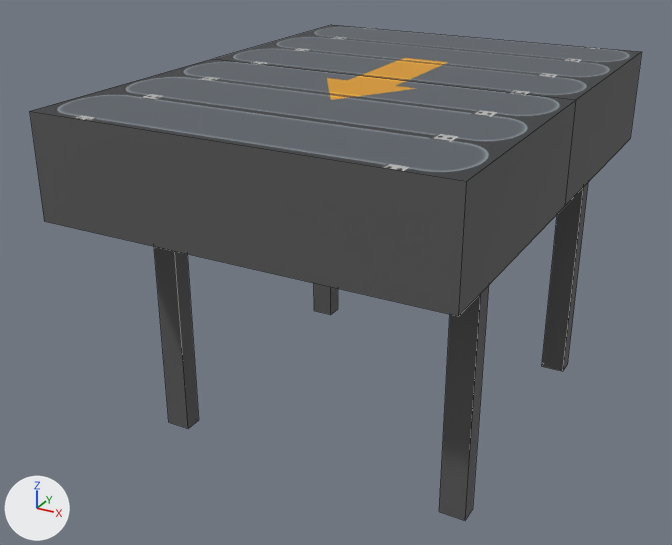
The FBX model Assets/3D_Assets/BLOCKINGS/Meshs/Belt_Straigh.fbx, before and after one commit.
Both versions are drawn from a camera (50 mm lens) standing at (0.769, -1.558, 1.014) and looking at (-0.056, -0.057, 0.264). The axes (+X, +Y, +Z) are drawn at lower left. The lights are the same throughout. Mesh edges are drawn as thin lines. Where no turn or scale is listed for an object, it has been applied to the vertices.

Before the edit, the objects in view are built like this:
```python
me_mesh = bpy.data.meshes.new('Mesh')
me_mesh.from_pydata(...)  # 44 vertices, 34 faces; spans x -0.374..0.374, y -0.5..0.5, z -0.02..0.65
# faces by material slot: [32, 2]
me_mesh.materials.append(mat_metal_mat)  # dark grey #575757
me_mesh.materials.append(mat_top_belt_mat)  # picture img_belt_d_png
ob_belt_straigh = bpy.data.objects.new('Belt_Straigh', me_mesh)
ob_belt_straigh.location = (0.0, 0.0, 0.0)
```
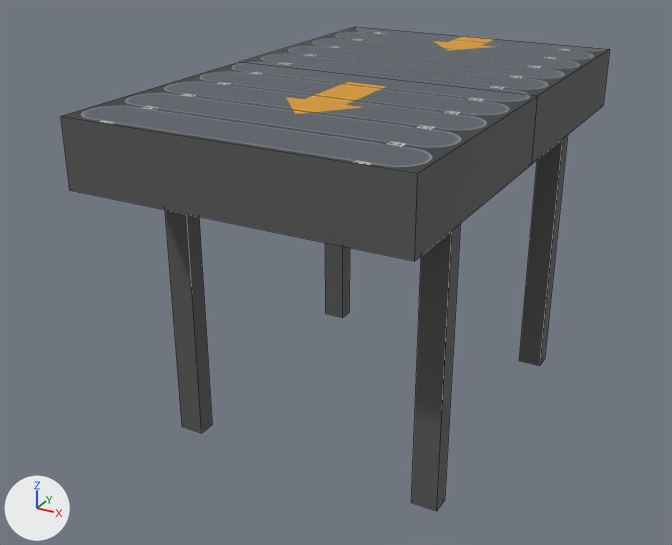
Commit message: Update scale belts

Pixel boxes (x1, y1, x2, y2) of what changed, in the pictures (672 x 545 px; the box of a moved part takes in the faces that stretch with it):
'Belt_Straigh', reshaped (10% narrower)
    before: (30, 25, 641, 520)
    after: (61, 27, 610, 511)
part 1 of me_mesh, moved or reshaped
    before: (30, 25, 641, 316)
    after: (61, 27, 610, 261)
part 2 of me_mesh, rebuilt
    before: (154, 247, 199, 428)
    after: (165, 210, 212, 433)
part 3 of me_mesh, rebuilt
    before: (314, 283, 338, 315)
    after: (325, 243, 350, 318)
part 4 of me_mesh, deleted
    before: (542, 183, 588, 371)
part 5 of me_mesh, deleted
    before: (439, 285, 489, 520)
part 6 of me_mesh, added
    after: (411, 136, 567, 511)

The change, as a list of edits to the scene's bpy script:
```text
Change me_mesh:
    used by ob_belt_straigh; location = (0.0, 0.0, 0.0)
    verts and faces of me_mesh; kept vertices keep their numbers, new ones are numbered from 44
    remove me_mesh.from_pydata(...)  # 44 vertices, 34 faces; spans x -0.374..0.374, y -0.5..0.5, z -0.02..0.65
    add me_mesh.from_pydata(...)  # 44 vertices, 26 faces; spans x -0.307..0.307, y -0.5..0.5, z -0.02..0.65
    me_mesh part 1: the loose piece of 12 vertices spanning x -0.374..0.374, y -0.5..0.5, z 0.461..0.65 is scaled about its middle by (0.821, 1, 0.649), then moved by (0.0, 0.0, 0.033)
    me_mesh part 2: the loose piece of 8 vertices spanning x -0.301..-0.253, y -0.313..-0.278, z -0.02..0.526 is rebuilt with 8 vertices and now spans x -0.268..-0.219, y -0.313..-0.278, z -0.02..0.553
    me_mesh part 3: the loose piece of 8 vertices spanning x -0.301..-0.253, y 0.273..0.309, z -0.02..0.526 is rebuilt with 8 vertices and now spans x -0.268..-0.219, y 0.273..0.309, z -0.02..0.553
    me_mesh part 4: the loose piece of 8 vertices spanning x 0.29..0.338, y 0.273..0.309, z -0.02..0.526 is deleted
    me_mesh part 5: the loose piece of 8 vertices spanning x 0.29..0.338, y -0.313..-0.278, z -0.02..0.526 is deleted
    me_mesh part 6
    add verts[44] = (0.237, -0.313, -0.02)  # pixel (411, 502)
    add verts[45] = (0.237, -0.313, 0.553)
    add verts[46] = (0.237, -0.278, 0.553)
    add verts[47] = (0.237, -0.278, -0.02)
    add verts[48] = (0.237, 0.273, -0.02)  # pixel (519, 360)
    add verts[49] = (0.237, 0.273, 0.553)
    add verts[50] = (0.237, 0.309, 0.553)
    add verts[51] = (0.237, 0.309, -0.02)
    add for new, old in zip([*range(52, 60)], [*range(44, 52)]): verts[new] = verts[old] + (0.048, 0.0, 0.0)
    add faces += [(44, 52, 53, 45), (46, 54, 55, 47), (52, 55, 54, 53), (44, 45, 46, 47), (48, 56, 57, 49), (50, 58, 59, 51)]  # mat_metal_mat (dark grey #575757)
    add faces += [(56, 59, 58, 57), (48, 49, 50, 51)]  # mat_metal_mat (dark grey #575757)
```
